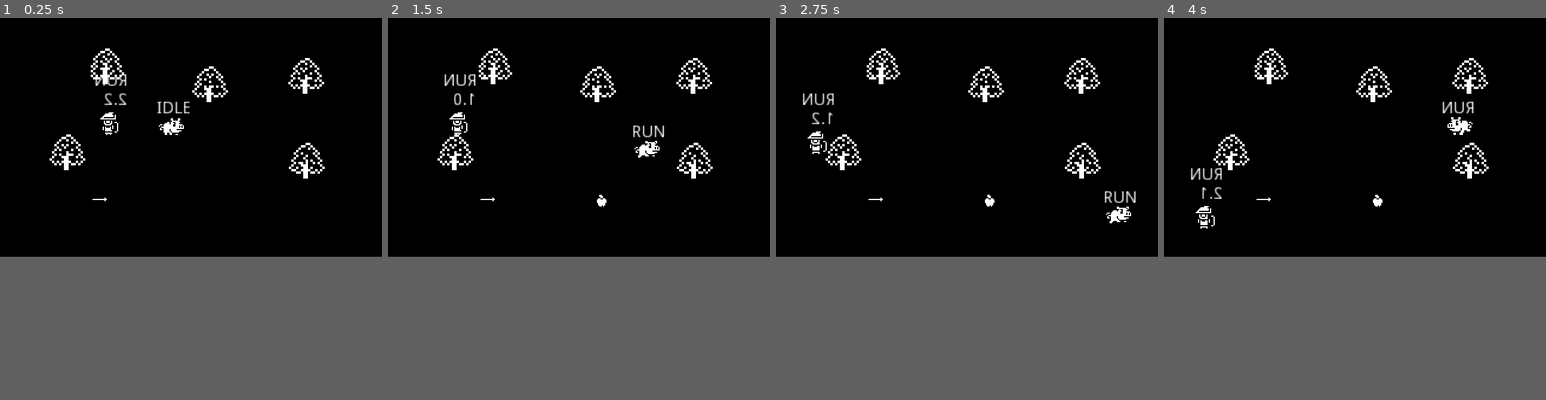
Above: before the commit, frames 1-4 (left to right).
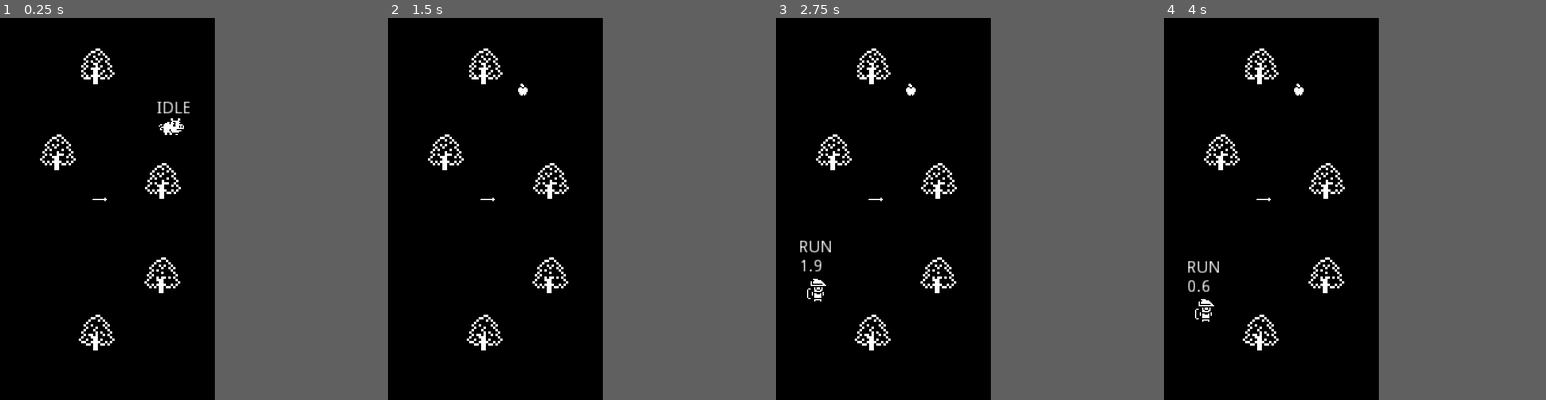
Above: after the commit, the same moments.

Repository: fguillen/PiggyTheApplesAndTheGuard
Game: Godot game, scene res://Word.tscn
Two runs of this game, one before a commit and one after it. Both use one fixed random seed, a clock stepped at 60 frames per second and the inputs below.
Inputs:
- Up to frame 1 (0.25 s): no input
- Up to frame 2 (1.5 s): hold Right (ui_right) 0.53-1.28 s; hold Down (ui_down) from 1.28 s (still down)
- Up to frame 3 (2.75 s): release Down (ui_down) at 2.03 s; hold Right (ui_right) from 2.03 s (still down)
- Up to frame 4 (4 s): release Right (ui_right) at 2.78 s; hold Up (ui_up) 2.78-3.53 s; hold Left (ui_left) from 3.53 s (still down)
The window is 640x400 before the commit and 360x640 after it. Grey fills any space a smaller window leaves; there, only what the larger window draws over its background counts as a difference.

The runs differ from the first frame. In frame 1, 2.4% of the frame differs, in the area x 10-85%, y 7-88%; in frame 2, 2.8%; in frame 3, 3.2%; in frame 4, 3.2%, in the area x 6-85%, y 7-88%.

Commit message:
Guard surprised

Diff:
--- a/Guard.gd
+++ b/Guard.gd
@@ -4,10 +4,14 @@
 onready var timer: = $Timer
 onready var timerAim: = $TimerAim
 onready var timerAttack: = $TimerAttack
+onready var timerSurprise: = $TimerSurprise
 onready var label: = $Label
 onready var labelState: = $LabelState
 onready var animationPlayer: = $AnimationPlayer
 onready var visionCollision: = $VisionSensor/CollisionPolygon2D
+onready var spriteSurprise: = $SpriteSurprise
+onready var arrowHolder: = $ArrowHolder
+onready var visibilityNotifier: = $VisibilityNotifier2D
 
 export(Vector2) var speedRange = Vector2(10, 80)
 export(Vector2) var changeDirectionTime = Vector2(1, 3)
@@ -39,6 +43,7 @@
 var state = State.IDLE
 
 func _ready():
+	unsurpise()
 	rng.randomize()
 	random_direction()
 
@@ -74,6 +79,7 @@
 
 func set_velocity():
 	velocity = direction * rng.randf_range(speedRange.x, speedRange.y)
+	animationPlayer.playback_speed = velocity.length() / speedRange.y
 
 
 
@@ -124,19 +130,25 @@
 
 func attack():
 	set_state(State.ATTACK)
+	timerSurprise.start(1)
 	current_arrow.shoot()
 	timerAttack.start(rng.randf_range(attackTime.x, attackTime.y))
 
+func surpise():
+	spriteSurprise.visible = true
 
+func unsurpise():
+	spriteSurprise.visible = false
 
 func aim(target_position):
 	set_state(State.AIM)
+	surpise()
 	visionCollision.disabled = true
 	print("Instantiation")
 	current_arrow = Arrow.instance()
 	get_tree().get_root().add_child(current_arrow)
 	print("Aim")
-	current_arrow.aim(global_position, target_position)
+	current_arrow.aim(arrowHolder.global_position, target_position)
 	timerAim.start(rng.randf_range(aimTime.x, aimTime.y))
 
 
@@ -146,7 +158,7 @@
 
 
 func _on_VisionSensor_area_entered(area:Area2D):
-	if area is Pig and not area.hidden:
+	if area is Pig and not area.hidden and visibilityNotifier.is_on_screen():
 		aim(area.global_position)
 
 
@@ -163,3 +175,7 @@
 func _on_Timer_timeout():
 	if state == State.RUN or state == State.IDLE:
 		random_direction()
+
+
+func _on_TimerSurprise_timeout():
+	unsurpise()
--- a/Guard.tscn
+++ b/Guard.tscn
@@ -1,7 +1,8 @@
-[gd_scene load_steps=9 format=2]
+[gd_scene load_steps=10 format=2]
 
 [ext_resource path="res://Guard.gd" type="Script" id=1]
 [ext_resource path="res://Archer.png" type="Texture" id=2]
+[ext_resource path="res://Effects.png" type="Texture" id=3]
 
 [sub_resource type="RectangleShape2D" id=1]
 extents = Vector2( 4, 7 )
@@ -75,6 +76,7 @@
 extents = Vector2( 5.5, 10 )
 
 [node name="Guard" type="Node2D"]
+z_index = 100
 script = ExtResource( 1 )
 
 [node name="Timer" type="Timer" parent="."]
@@ -95,7 +97,7 @@
 [node name="Sprite" type="Sprite" parent="."]
 texture = ExtResource( 2 )
 hframes = 5
-frame = 4
+frame = 3
 
 [node name="AnimationPlayer" type="AnimationPlayer" parent="."]
 anims/Aim = SubResource( 6 )
@@ -129,8 +131,22 @@
 [node name="TimerAttack" type="Timer" parent="."]
 one_shot = true
 
+[node name="SpriteSurprise" type="Sprite" parent="."]
+position = Vector2( 8, -15 )
+texture = ExtResource( 3 )
+hframes = 6
+
+[node name="TimerSurprise" type="Timer" parent="."]
+one_shot = true
+
+[node name="ArrowHolder" type="Node2D" parent="."]
+position = Vector2( 11, 2 )
+
+[node name="VisibilityNotifier2D" type="VisibilityNotifier2D" parent="."]
+
 [connection signal="timeout" from="Timer" to="." method="_on_Timer_timeout"]
 [connection signal="area_entered" from="VisionSensor" to="." method="_on_VisionSensor_area_entered"]
 [connection signal="area_entered" from="EndOfWorldSensor" to="." method="_on_EndOfWorldSensor_area_entered"]
 [connection signal="timeout" from="TimerAim" to="." method="_on_TimerAim_timeout"]
 [connection signal="timeout" from="TimerAttack" to="." method="_on_TimerAttack_timeout"]
+[connection signal="timeout" from="TimerSurprise" to="." method="_on_TimerSurprise_timeout"]
--- a/Word.tscn
+++ b/Word.tscn
@@ -23,35 +23,35 @@
 position = Vector2( 144, 88 )
 
 [node name="Tree" parent="." instance=ExtResource( 3 )]
-position = Vector2( 176, 72 )
+position = Vector2( 136, 232 )
 
 [node name="Tree2" parent="." instance=ExtResource( 3 )]
-position = Vector2( 256, 136 )
+position = Vector2( 80, 280 )
 
 [node name="Tree3" parent="." instance=ExtResource( 3 )]
-position = Vector2( 256, 64 )
+position = Vector2( 136, 152 )
 
 [node name="Tree4" parent="." instance=ExtResource( 3 )]
-position = Vector2( 56, 128 )
+position = Vector2( 48, 128 )
 
 [node name="Tree5" parent="." instance=ExtResource( 3 )]
-position = Vector2( 88, 56 )
+position = Vector2( 80, 56 )
 
 [node name="Guard" parent="." instance=ExtResource( 4 )]
-position = Vector2( 96, 88 )
+position = Vector2( -16, 224 )
 
 [node name="WorldLimit" parent="." instance=ExtResource( 5 )]
 position = Vector2( 8, -16 )
 
 [node name="WorldLimit2" parent="." instance=ExtResource( 5 )]
-position = Vector2( 8, 296 )
+position = Vector2( 8, 400 )
 
 [node name="WorldLimit3" parent="." instance=ExtResource( 5 )]
-position = Vector2( -80, -40 )
+position = Vector2( -96, -8 )
 rotation = 1.5708
 
 [node name="WorldLimit4" parent="." instance=ExtResource( 5 )]
-position = Vector2( 328, -40 )
+position = Vector2( 200, -8 )
 rotation = 1.5708
 
 [node name="Arrow" parent="." instance=ExtResource( 2 )]
--- a/project.godot
+++ b/project.godot
@@ -62,10 +62,10 @@
 
 [display]
 
-window/size/width=320
-window/size/height=200
-window/size/test_width=1080
-window/size/test_height=675
+window/size/width=180
+window/size/height=320
+window/size/test_width=540
+window/size/test_height=960
 window/stretch/mode="2d"
 
 [gui]
Binary file added: Effects.png
Not shown, added: Effects.png.import
